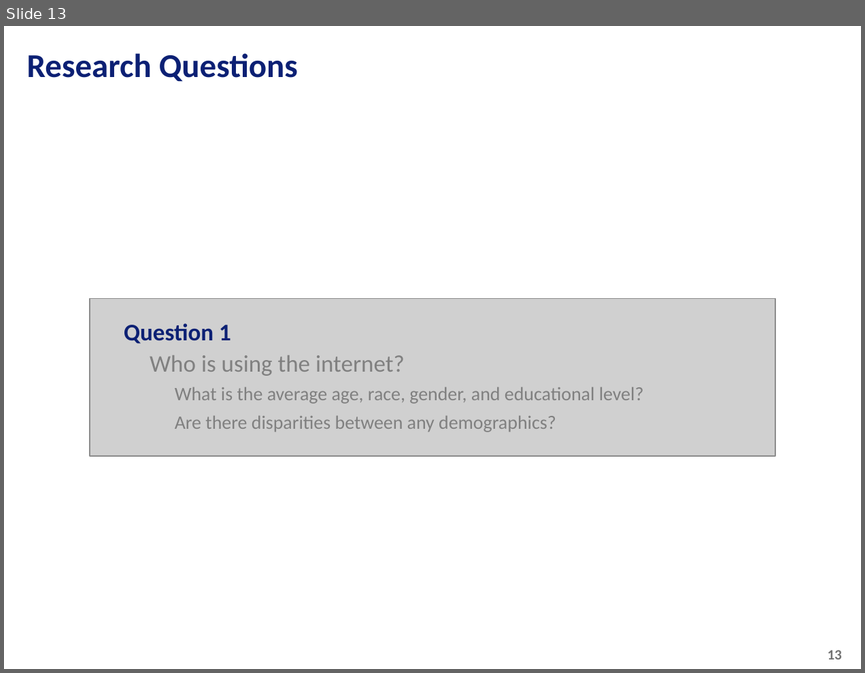
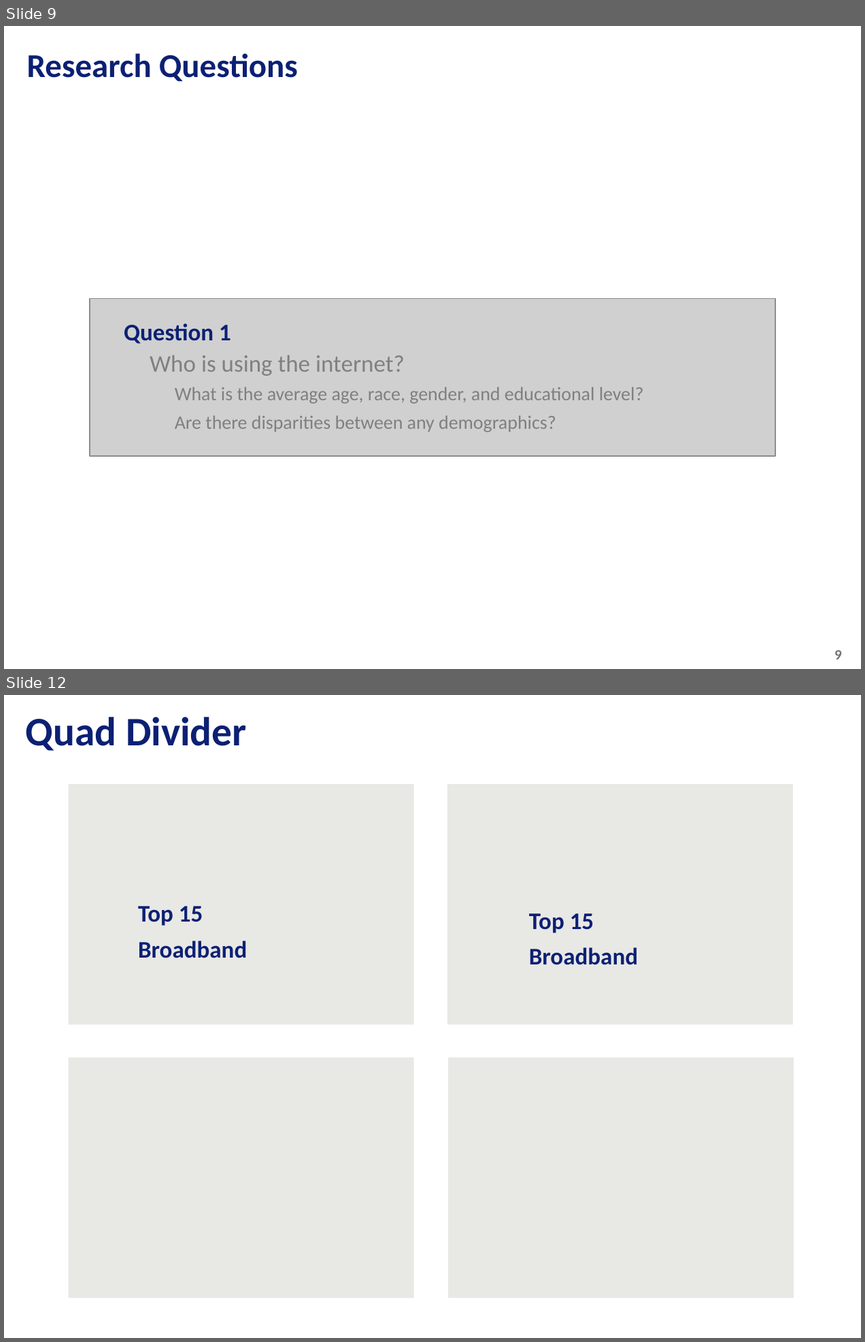
Before and after one commit to tiascott01/07_GroupProject1, a slide deck: Data Presentation.pptx. Shown one above the other, each under a label of ours: slide 13 before the commit, slides 9 and 12 after it; the slides between them are not shown. The pictures are 865x673 and 865x1342 pixels, drawn with LibreOffice and Linux fonts; fonts in the diff are those of the drawing; grey boxes stand for pictures; background and template pictures are left out. Boxes give left, top, right and bottom in pixels: in the first picture for what was removed or moved away, otherwise in the second. Text is boxed around its words. In the diff, an @@ line names an element or a change of style, - is before the commit and + after.

```diff
--- a/Data Presentation.pptx
+++ b/Data Presentation.pptx
@@ slide 12 added at (4, 695, 861, 1338), background picture (left out) @@
@@ text added at (26, 717, 247, 751), 34 pt, text #0C2074, bold @@
+Quad Divider
@@ rectangle added at (68, 784, 413, 1025), fill #E8E8E5 @@
@@ rectangle added at (447, 784, 792, 1025), fill #E8E8E5 @@
@@ text added at (138, 906, 247, 958), 20 pt, text #0C2074, bold @@
+Top 15 Broadband
@@ text added at (529, 913, 638, 965), 20 pt, text #0C2074, bold @@
+Top 15 Broadband
@@ rectangle added at (68, 1057, 413, 1298), fill #E8E8E5 @@
@@ rectangle added at (448, 1057, 793, 1298), fill #E8E8E5 @@
@@ what was slide 13 is now slide 9 @@
@@ page number at (834, 650, 842, 659): text changed @@
-13
+9
```
Also in this commit, not shown: 1 slide changed, 11 other slides added, 4 slides removed.
